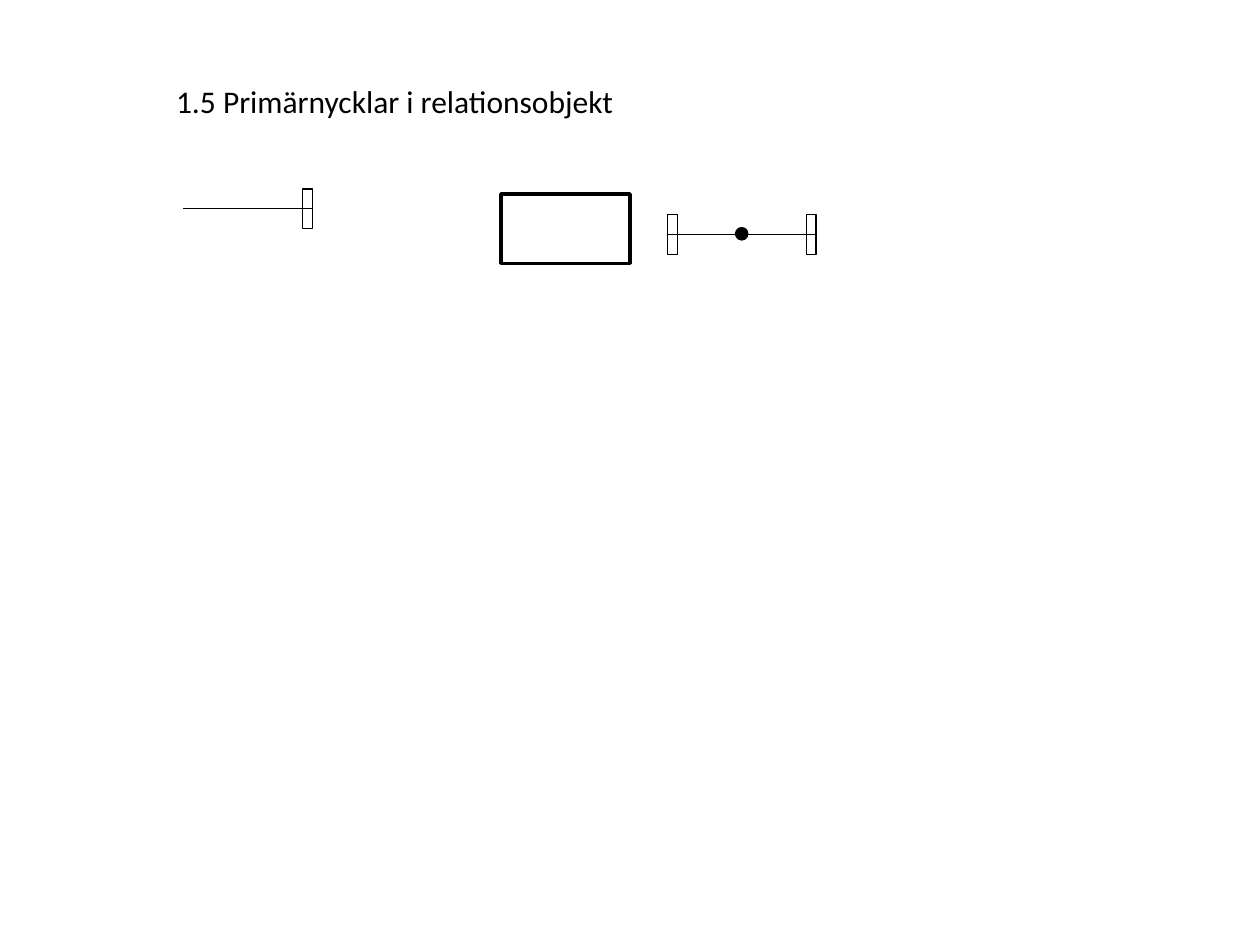
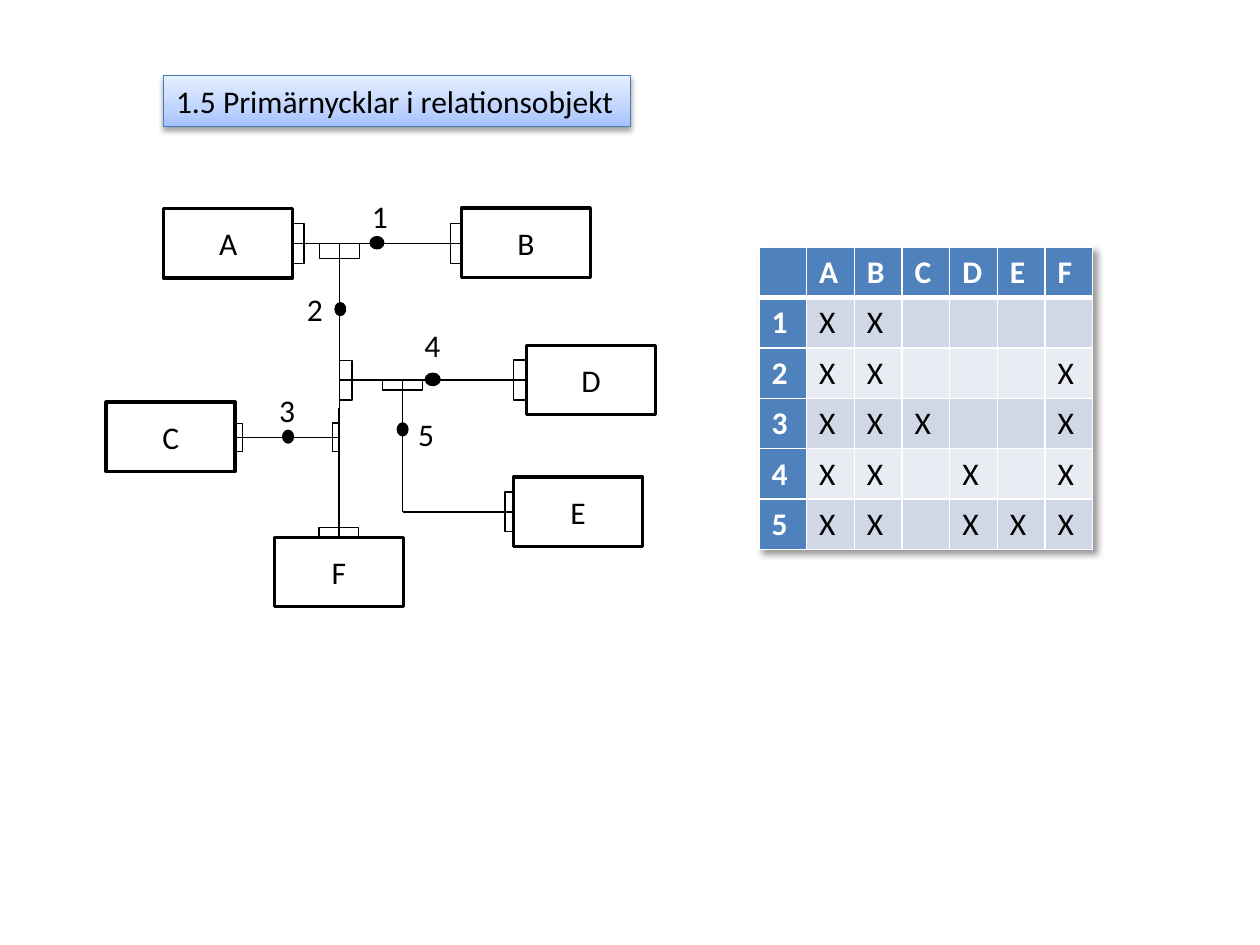
Before and after one commit to ed222an/Databasteknik, a slide deck: slide 6 of Labb 1/Laboration1.pptx. Drawn at 1260x945 pixels with LibreOffice and Linux fonts; fonts in the diff are those of the drawing. Boxes give left, top, right and bottom in pixels: in the first picture for what was removed or moved away, otherwise in the second. Text is boxed around its words. In the diff, an @@ line names an element or a change of style, - is before the commit and + after.

```diff
--- a/Labb 1/Laboration1.pptx
+++ b/Labb 1/Laboration1.pptx
@@ rectangle "1.5 Primärnycklar i relationsobjekt": place and size @@
-rectangle "1.5 Primärnycklar i relationsobjekt" at bbox=[176, 91, 613, 119]
+rectangle "1.5 Primärnycklar i relationsobjekt" at bbox=[164, 76, 631, 126]
@@ rectangle "1.5 Primärnycklar i relationsobjekt" at bbox=[164, 76, 631, 126]: fill none to gradient #A4C4FF to #BFD4FF to #E6EEFF; outline none to #4B7EBC 0.75 pt; shadow on @@
@@ rectangle added at bbox=[164, 209, 292, 278], outline #000000 2 pt, 18 pt, text #000000 @@
+A
@@ text added at bbox=[372, 207, 388, 228], 18 pt, text #000000 @@
+1
@@ rectangle added at bbox=[461, 208, 590, 277], outline #000000 2 pt, 18 pt, text #000000 @@
+B
@@ rectangle removed at bbox=[501, 194, 630, 263] @@
@@ rectangle: place and size @@
-rectangle at bbox=[668, 214, 678, 255]
+rectangle at bbox=[292, 223, 304, 263]
@@ ellipse: place and size @@
-ellipse at bbox=[737, 229, 747, 239]
+ellipse at bbox=[372, 238, 383, 248]
@@ rectangle: place and size @@
-rectangle at bbox=[806, 214, 816, 255]
+rectangle at bbox=[450, 223, 461, 263]
@@ line moved from (796, 234) - (668, 234) to (438, 243) - (292, 243) @@
@@ line moved from (687, 234) - (816, 234) to (315, 243) - (461, 243) @@
@@ rectangle added at bbox=[320, 244, 360, 260], outline #000000 0.75 pt @@
@@ line added from (340, 442) to (340, 243), #000000 0.75 pt @@
@@ table added at bbox=[759, 247, 1094, 549], 6 rows, 7 columns @@
+ | A | B | C | D | E | F
+1 | X | X |  |  |  | 
+2 | X | X |  |  |  | X
+3 | X | X | X |  |  | X
+4 | X | X |  | X |  | X
+5 | X | X |  | X | X | X
@@ text added at bbox=[307, 300, 323, 321], 18 pt, text #000000 @@
+2
@@ ellipse added at bbox=[336, 304, 345, 314], fill #000000, outline #000000 2 pt @@
@@ text added at bbox=[424, 336, 440, 357], 18 pt, text #000000 @@
+4
@@ rectangle added at bbox=[527, 345, 655, 415], outline #000000 2 pt, 18 pt, text #000000 @@
+D
@@ rectangle at bbox=[340, 360, 353, 401]: rotation 0 to 180 degrees @@
@@ rectangle added at bbox=[383, 381, 423, 391], outline #000000 0.75 pt @@
@@ line added from (403, 512) to (403, 381), #000000 0.75 pt @@
@@ group added at bbox=[340, 360, 527, 401]: 2 lines, 1 rectangle, 1 ellipse @@
@@ rectangle added at bbox=[106, 402, 234, 471], outline #000000 2 pt, 18 pt, text #000000 @@
+C
@@ text added at bbox=[279, 401, 295, 423], 18 pt, text #000000 @@
+3
@@ line added from (339, 408) to (339, 537), #000000 0.75 pt @@
@@ group added at bbox=[236, 423, 340, 451]: 2 lines, 2 rectangles, 1 ellipse @@
@@ ellipse added at bbox=[284, 431, 292, 441], fill #000000, outline #000000 2 pt @@
@@ ellipse added at bbox=[398, 425, 407, 435], fill #000000, outline #000000 2 pt @@
@@ text added at bbox=[418, 425, 434, 447], 18 pt, text #000000 @@
+5
@@ rectangle added at bbox=[514, 478, 643, 547], outline #000000 2 pt, 18 pt, text #000000 @@
+E
@@ rectangle added at bbox=[505, 491, 514, 532], outline #000000 0.75 pt @@
@@ rectangle added at bbox=[275, 538, 403, 607], outline #000000 2 pt, 18 pt, text #000000 @@
+F
@@ rectangle added at bbox=[319, 528, 359, 538], outline #000000 0.75 pt @@
@@ line moved from (184, 209) - (312, 209) to (403, 512) - (514, 512) @@
```
Also in this commit, not shown: 5 other slides changed, 1 slide added.
